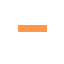
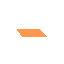
Layered file, before and after one edit (w=64, h=64). Changes by layer:
painted on "Layer 2" over [17, 25, 47, 37]
